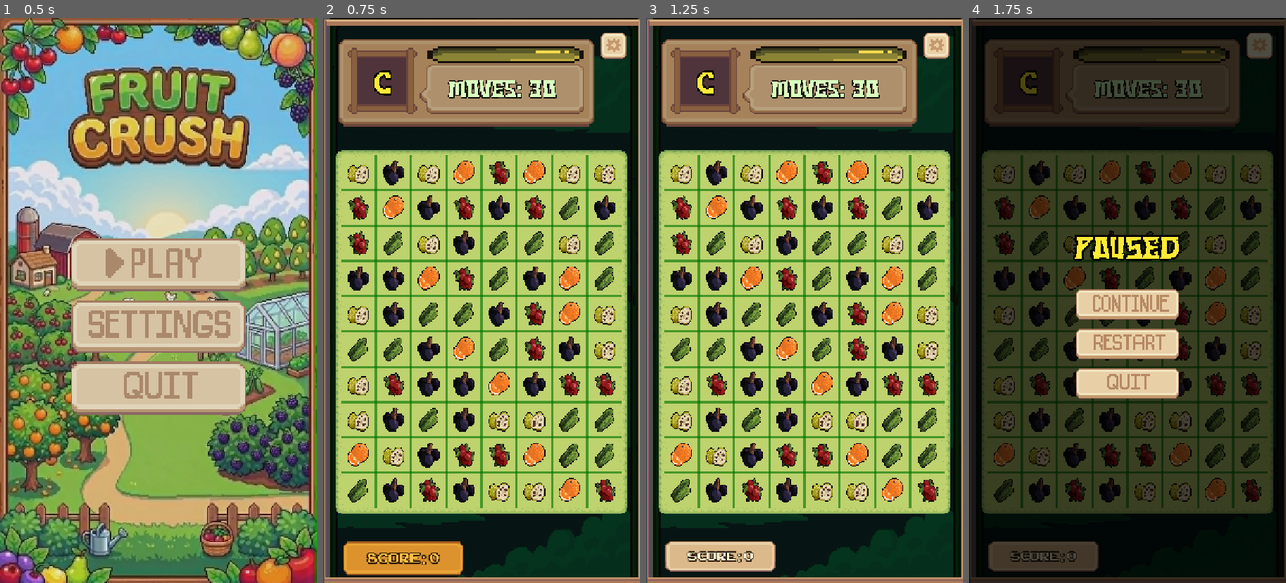
Above: before the commit, frames 1-4 (left to right).
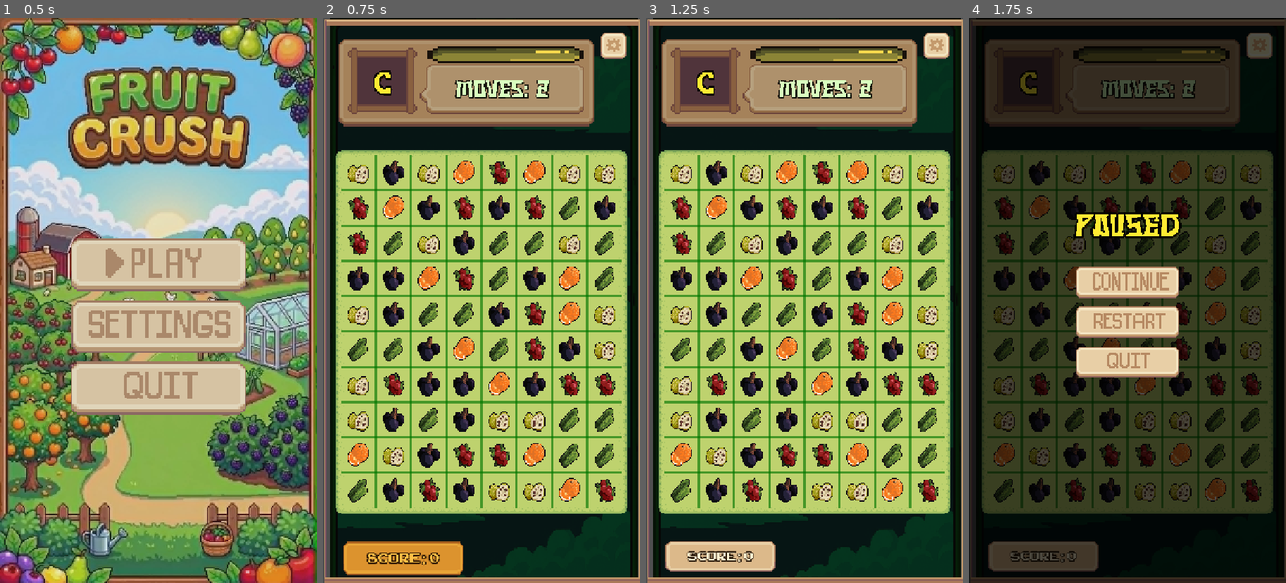
Above: after the commit, the same moments.

Repository: danieljuan6278/Fruit
Game: Godot game, scene res://scene/main_menu.tscn
Two runs of this game, one before a commit and one after it. Both use one fixed random seed, a clock stepped at 60 frames per second and the inputs below.
Inputs (mouse positions are in pixels of both pictures, inside the frame that each line leads up to):
- Up to frame 1 (0.5 s): no input
- Up to frame 2 (0.75 s): click (481, 266) at 0.5 s
- Up to frame 3 (1.25 s): no input
- Up to frame 4 (1.75 s): click (1260, 46) at 1.25 s

Frame 1 is identical in both runs. In frame 2, 0.7% of the frame differs, in the area x 39-74%, y 11-15%; in frame 3, 0.7%; in frame 4, 10%, in the area x 32-74%, y 11-68%.

Commit message:
game over to the center

Diff:
--- a/scene/pause_menu.tscn
+++ b/scene/pause_menu.tscn
@@ -63,15 +63,18 @@
 color = Color(0, 0, 0, 0.7)
 
 [node name="VBoxContainer" type="VBoxContainer" parent="Overlay" unique_id=1827944091]
-layout_mode = 0
+layout_mode = 1
+anchors_preset = 8
 anchor_left = 0.5
 anchor_top = 0.5
 anchor_right = 0.5
 anchor_bottom = 0.5
-offset_left = -150.0
-offset_top = -150.0
-offset_right = 150.0
-offset_bottom = 150.0
+offset_left = -200.0
+offset_top = -200.0
+offset_right = 200.0
+offset_bottom = 200.0
+grow_horizontal = 2
+grow_vertical = 2
 theme_override_constants/separation = 20
 
 [node name="Title" type="Label" parent="Overlay/VBoxContainer" unique_id=1500184295]
--- a/script/game_state.gd
+++ b/script/game_state.gd
@@ -5,7 +5,7 @@
 var current_phase: int = 0
 var phases: Array = ["C", "B", "A", "S", "S+"]
 var phase_targets: Array = [1200, 2400, 3600, 4800, 0]  # Total score ceilings; 0 for unlimited in S+
-var phase_moves: Array = [30, 25, 20, 15, 10]
+var phase_moves: Array = [2, 25, 20, 15, 10]
 
 # Score and moves tracking
 var moves_left: int = 30
